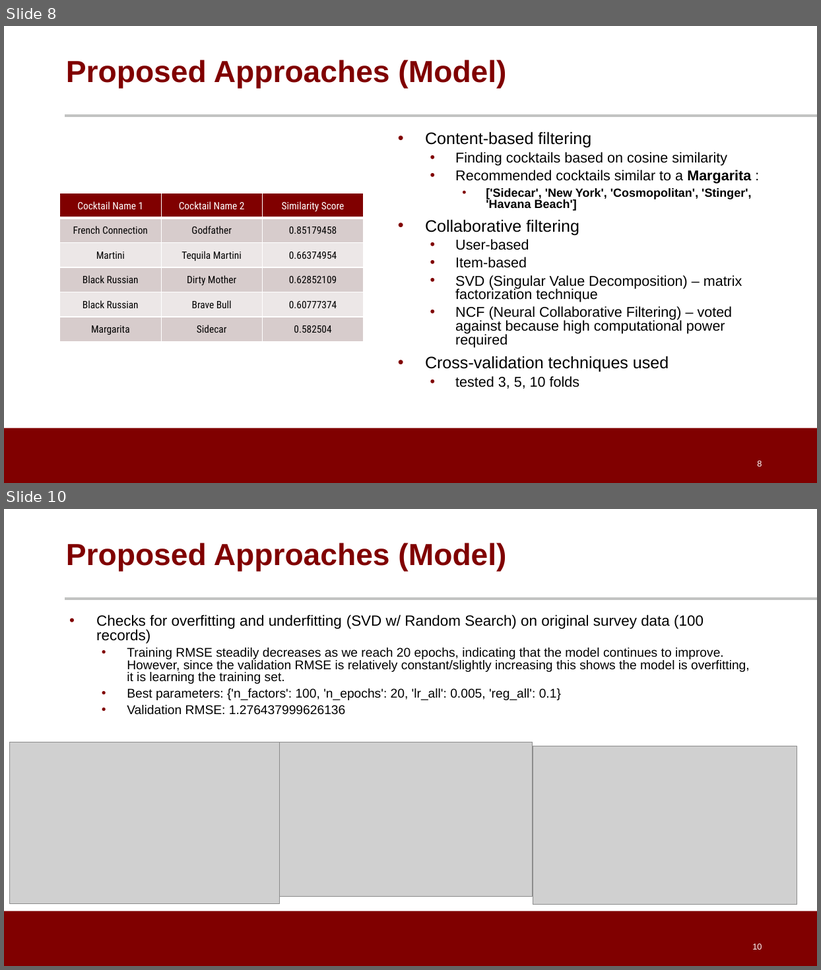
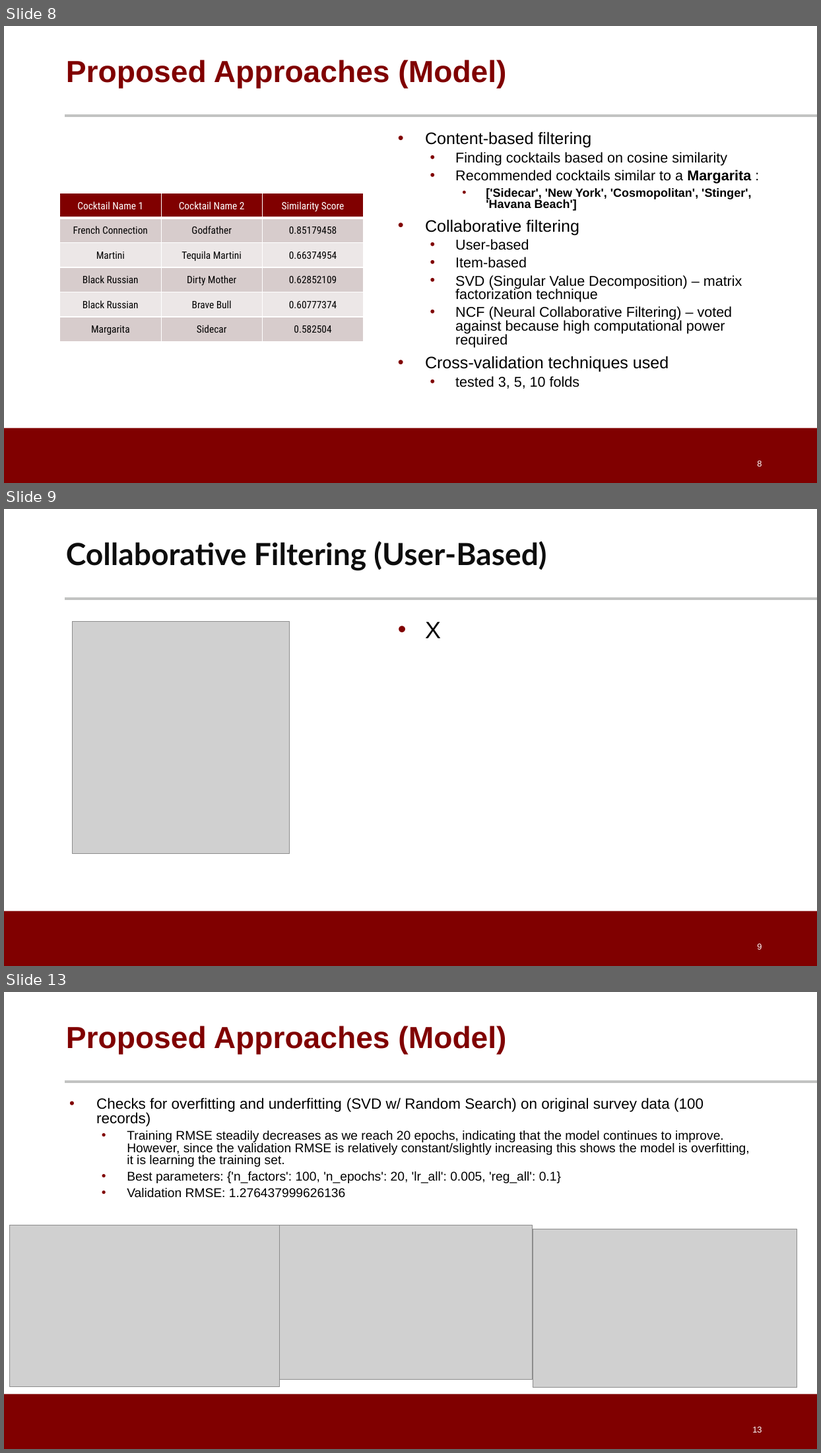
Before and after one commit to dpatel77/CocktailRecommenderSystem, a slide deck: Cocktail_Recommendation_System.pptx. Shown one above the other, each under a label of ours: slides 8 and 10 before the commit, slides 8, 9 and 13 after it; the slides between them are not shown. The pictures are 821x970 and 821x1453 pixels, drawn with LibreOffice and Linux fonts; fonts in the diff are those of the drawing; grey boxes stand for pictures; background and template pictures are left out. Boxes give left, top, right and bottom in pixels: in the first picture for what was removed or moved away, otherwise in the second. Text is boxed around its words. In the diff, an @@ line names an element or a change of style, - is before the commit and + after.

```diff
--- a/Cocktail_Recommendation_System.pptx
+++ b/Cocktail_Recommendation_System.pptx
@@ slide 9 added at bbox=[4, 509, 817, 966], background #FFFFFF; not listed: 2 template elements that a slide beside it also shows @@
@@ title added at bbox=[66, 541, 547, 571], 36 pt, text #0D0D0D, bold @@
+Collaborative Filtering (User-Based)
@@ picture added at bbox=[73, 622, 290, 854] @@
@@ text added at bbox=[425, 622, 441, 638], 28 pt, text #000000 @@
+• X
@@ page number added at bbox=[757, 944, 762, 950], 10 pt, text #FFFFFF @@
+9
@@ what was slide 10 is now slide 13 @@
@@ page number at bbox=[752, 1427, 762, 1433]: text changed @@
-10
+13
```
Also in this commit, not shown: 3 slides changed, 2 other slides added.
